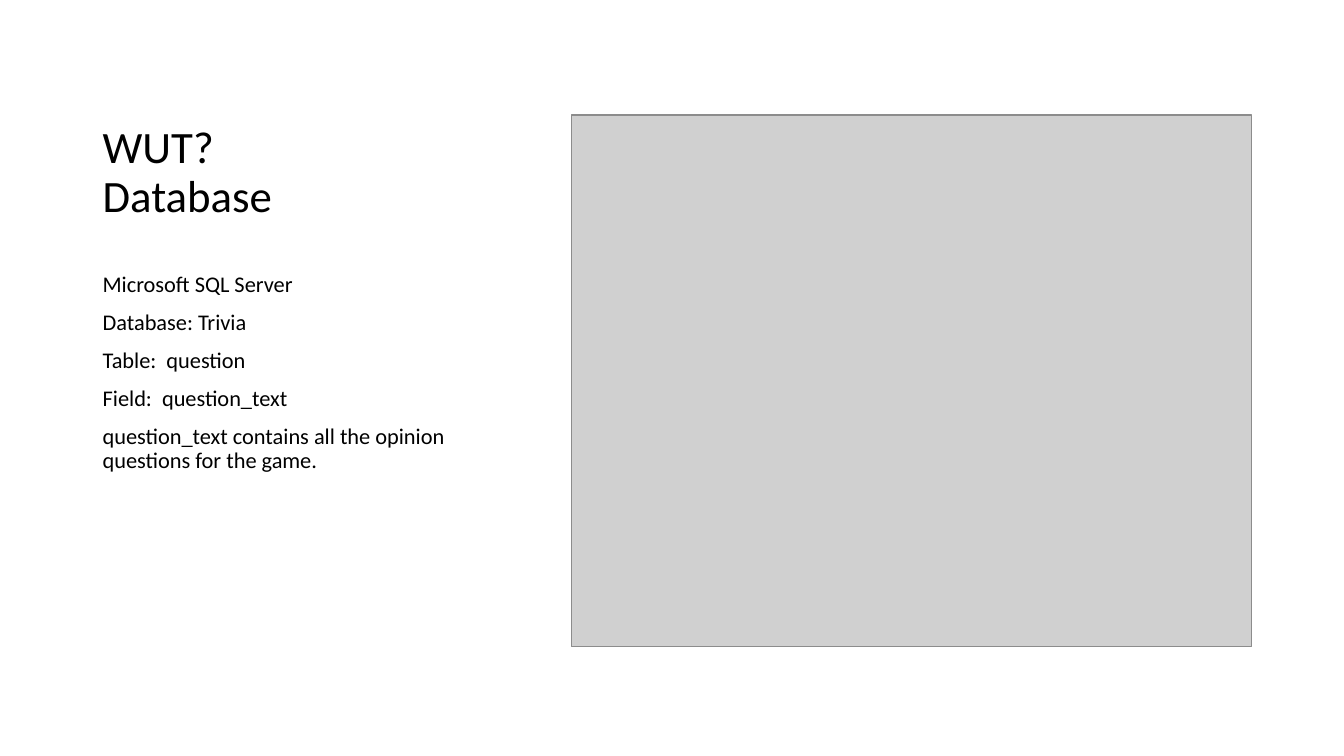
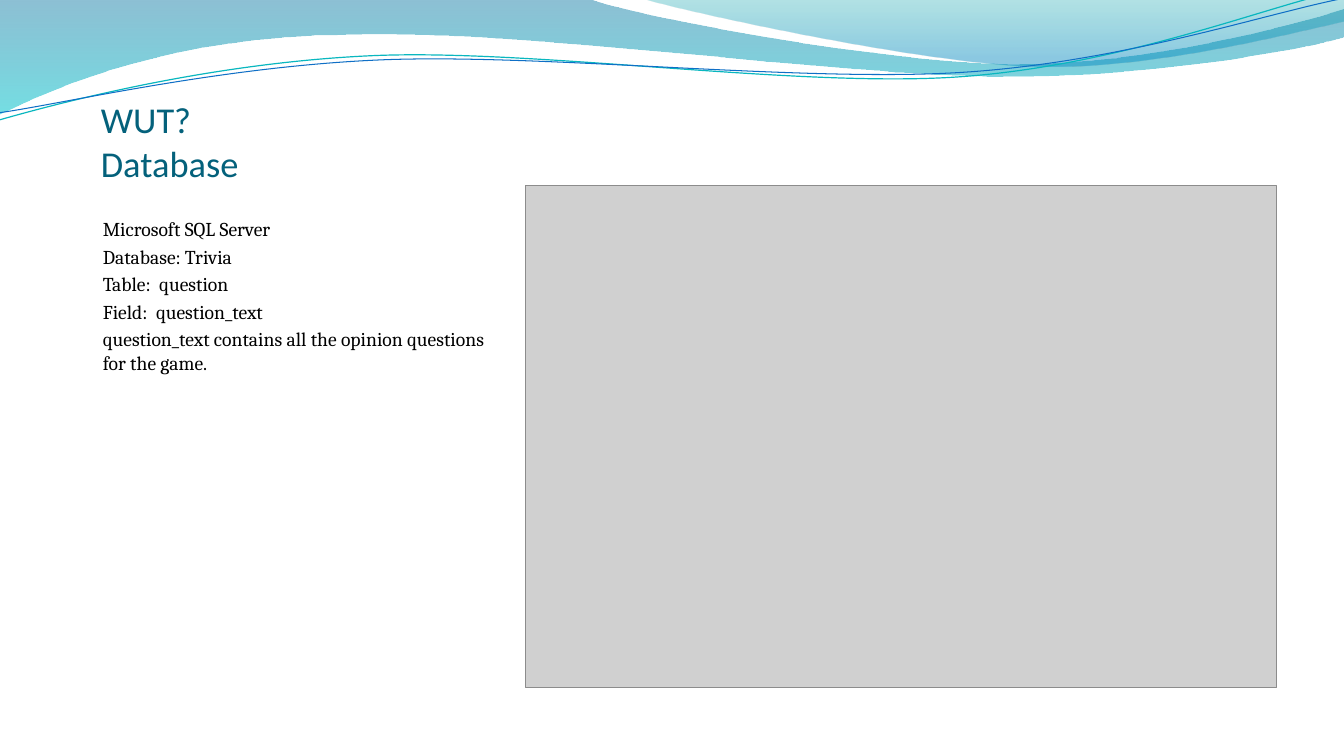
Before and after one commit to cwzero/Trivia, a slide deck: slide 5 of WUTDemo.pptx. Drawn at 1344x756 pixels with LibreOffice and Linux fonts; fonts in the diff are those of the drawing; grey boxes stand for pictures; background and template pictures are left out. Boxes give left, top, right and bottom in pixels: in the first picture for what was removed or moved away, otherwise in the second. Text is boxed around its words. In the diff, an @@ line names an element or a change of style, - is before the commit and + after.

```diff
--- a/WUTDemo.pptx
+++ b/WUTDemo.pptx
@@ freeform shape added at <box>0,0,1344,114</box>, fill gradient #0074A1 to #00C6CF @@
@@ freeform shape added at <box>0,0,1344,125</box>, outline #0AB8BF 0.85 pt @@
@@ freeform shape added at <box>0,0,1344,120</box>, outline #0F6FC6 0.75 pt @@
@@ freeform shape added at <box>644,0,1344,70</box>, fill gradient #00A1A9 to #008BBF @@
@@ title "WUT? Database": place and size @@
-title "WUT? Database" at <box>103,132,272,213</box>
+title "WUT? Database" at <box>101,108,239,178</box>
@@ title "WUT? Database" at <box>101,108,239,178</box>: size 32 to 26 pt, text colour #000000 to #04617B; line spacing 0.9 to 1 @@
@@ text "Microsoft SQL Server": place and size @@
-text "Microsoft SQL Server" at <box>103,276,444,472</box>
+text "Microsoft SQL Server" at <box>103,222,484,375</box>
@@ text "Microsoft SQL Server" at <box>103,222,484,375</box>: size 16 to 14 pt, font Calibri to Cambria; line spacing 0.9 to 1; less space between paragraphs @@
@@ picture: place and size @@
-picture at <box>572,115,1252,647</box>
+picture at <box>525,186,1276,688</box>
```
Also in this commit, not shown: 6 other slides changed, 2 slides added, 2 slides removed, 22 other files.
